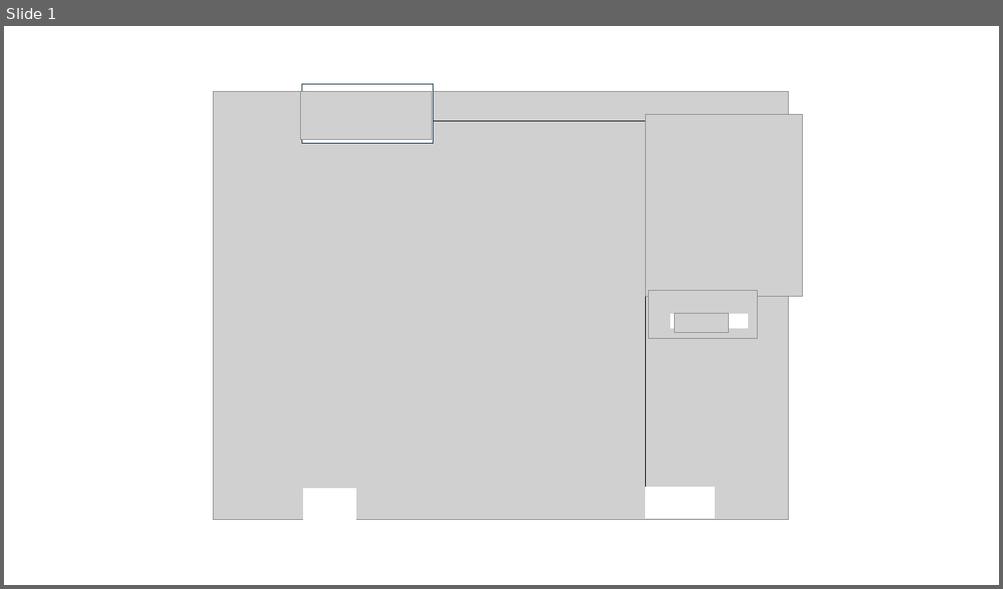
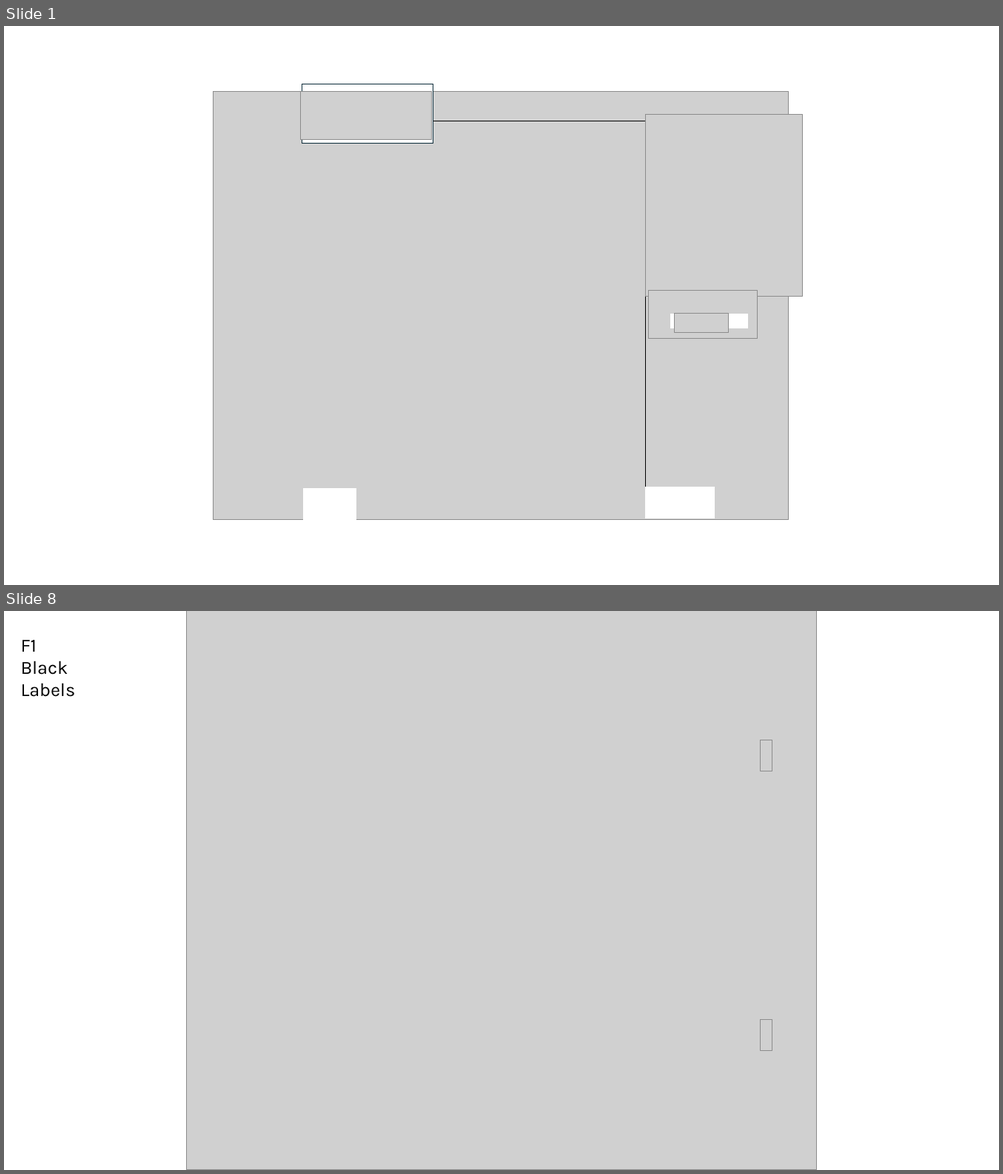
Before and after one commit to hurlbertlab/mbbs-analysis, a slide deck: figures/ch1/ch1_figures.pptx. Shown one above the other, each under a label of ours: slide 1 before the commit, slides 1 and 8 after it; the slides between them are not shown. The pictures are 1003x589 and 1003x1174 pixels, drawn with LibreOffice and Linux fonts; fonts in the diff are those of the drawing; grey boxes stand for pictures. Boxes give left, top, right and bottom in pixels: in the first picture for what was removed or moved away, otherwise in the second. Text is boxed around its words. In the diff, an @@ line names an element or a change of style, - is before the commit and + after.

```diff
--- a/figures/ch1/ch1_figures.pptx
+++ b/figures/ch1/ch1_figures.pptx
@@ slide 8 added at [4, 611, 999, 1170], background #FFFFFF @@
@@ picture added at [187, 611, 817, 1170] @@
@@ text added at [21, 640, 76, 697], 18 pt, text #000000 @@
+F1
+Black Labels
@@ picture added at [760, 740, 772, 772] @@
@@ picture added at [760, 1020, 772, 1051] @@
```
Also in this commit, not shown: 3 slides changed, 3 other slides added, 3 slides removed, 5 other files.
